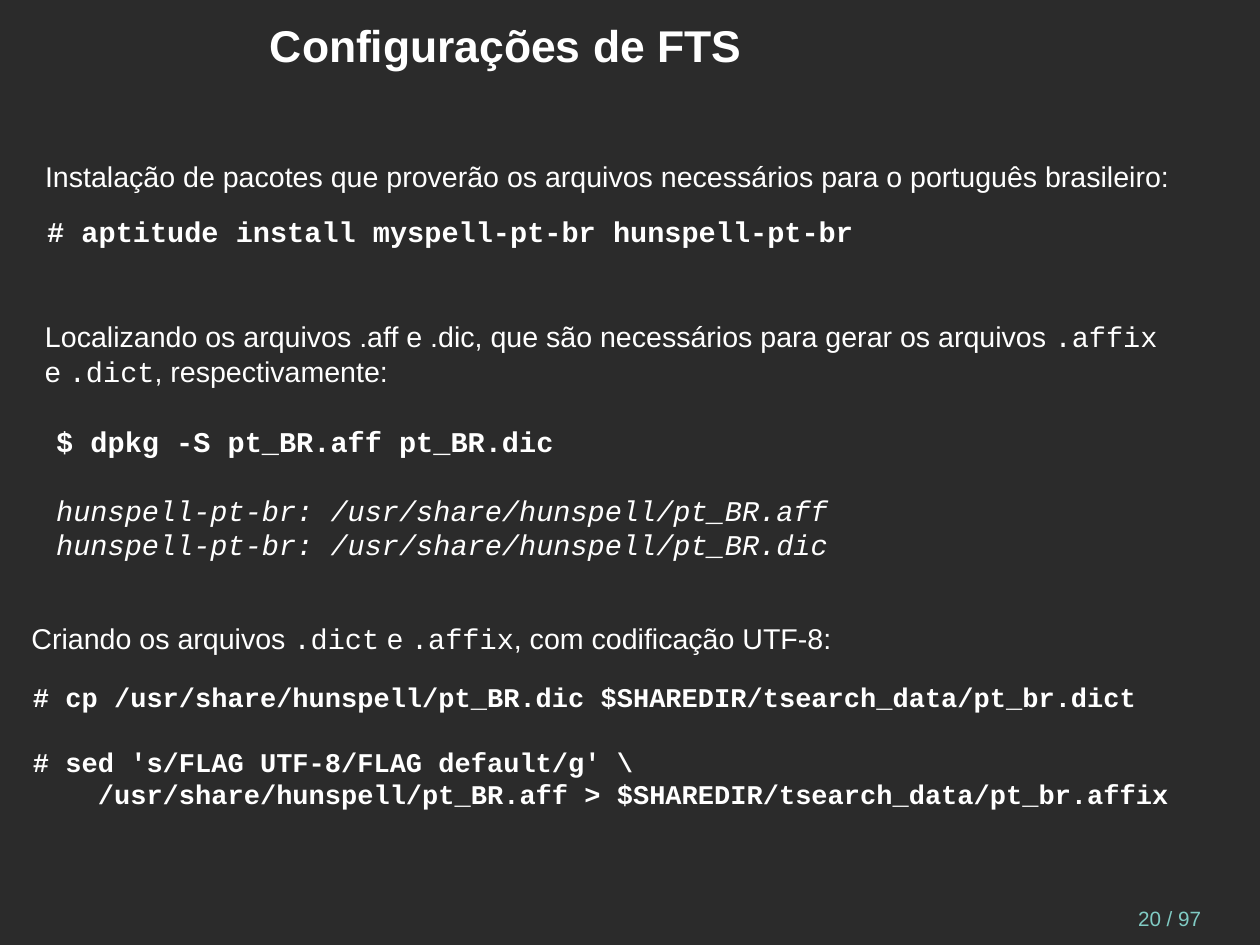
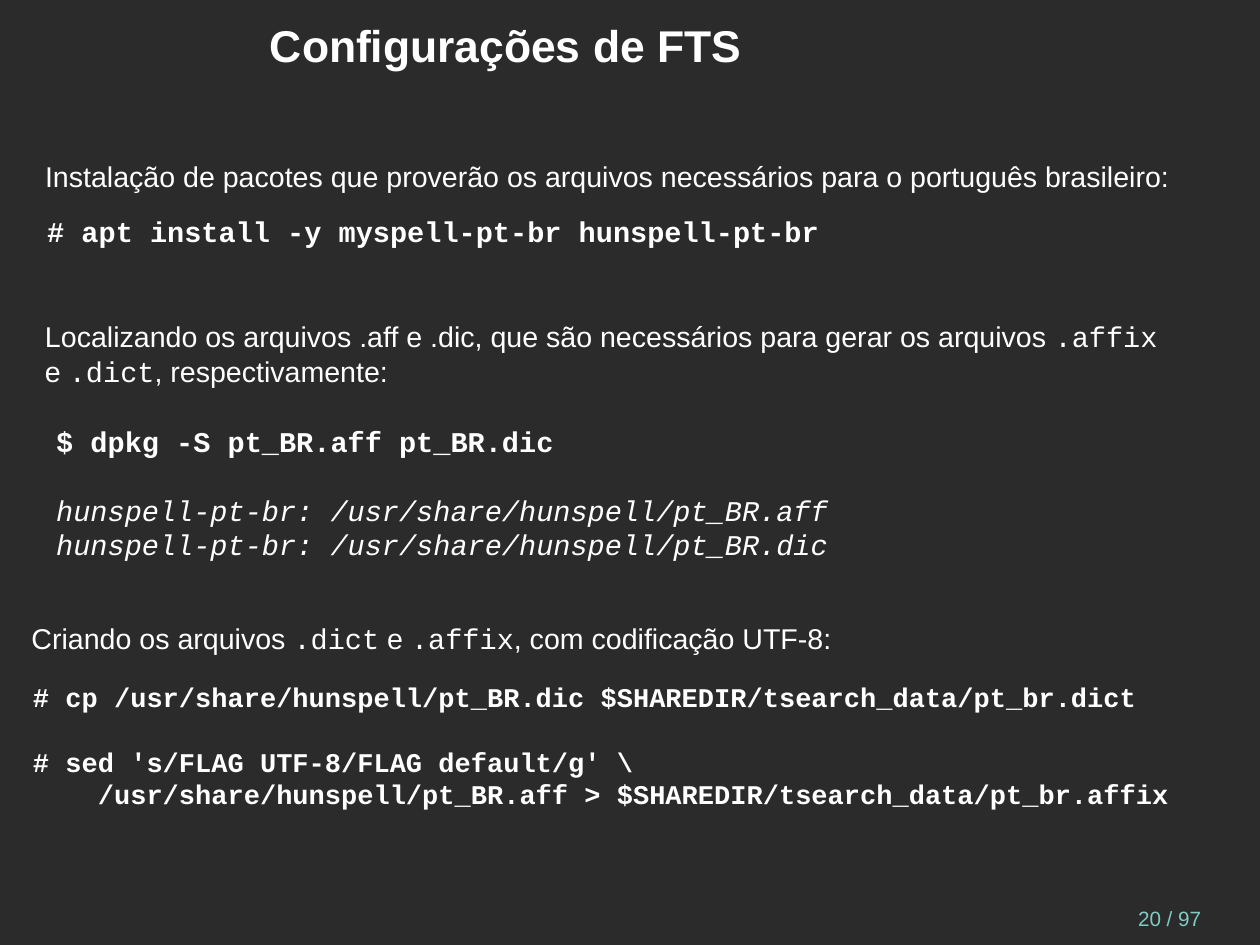
Before and after one commit to juliano777/db_fts, a slide deck: slide 20 of fts_pt-br.odp. Drawn at 1260x945 pixels with LibreOffice and Linux fonts; fonts in the diff are those of the drawing; background and template pictures are left out; a plain dark background stands for a picture behind light text. Boxes give left, top, right and bottom in pixels: in the first picture for what was removed or moved away, otherwise in the second. Text is boxed around its words. In the diff, an @@ line names an element or a change of style, - is before the commit and + after.

```diff
--- a/fts_pt-br.odp
+++ b/fts_pt-br.odp
@@ text at (81, 222, 819, 248): text changed @@
-# aptitude install myspell-pt-br hunspell-pt-br
+# apt install -y myspell-pt-br hunspell-pt-br
```
Also in this commit, not shown: 17 other slides changed, 5 other files.
